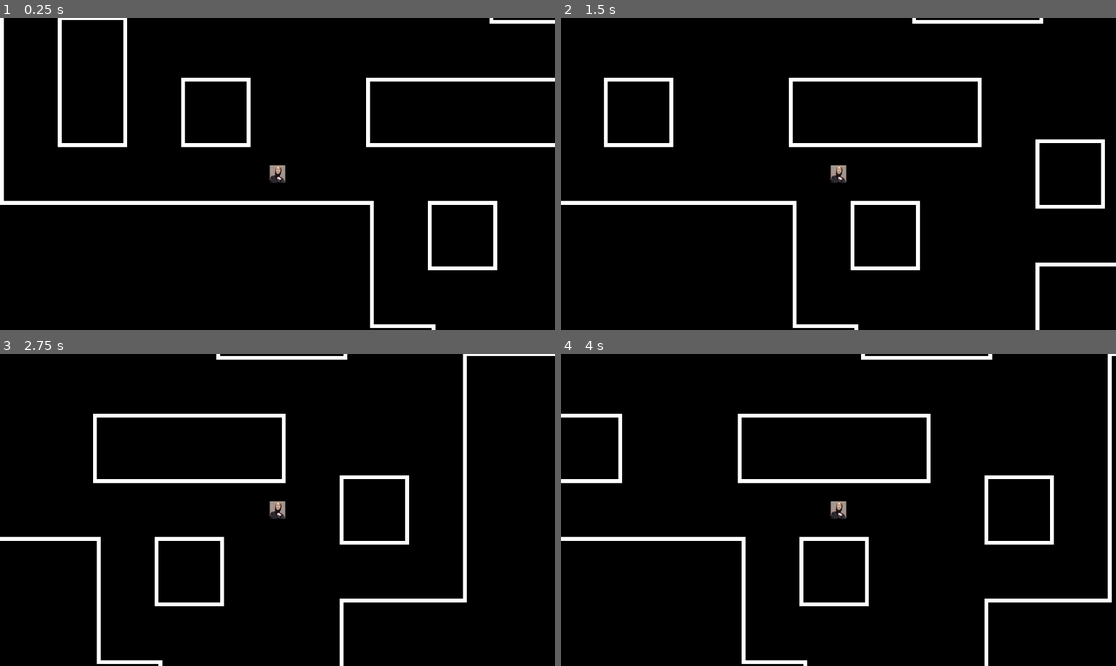
Above: before the commit, frames 1-4 (two rows, left to right).
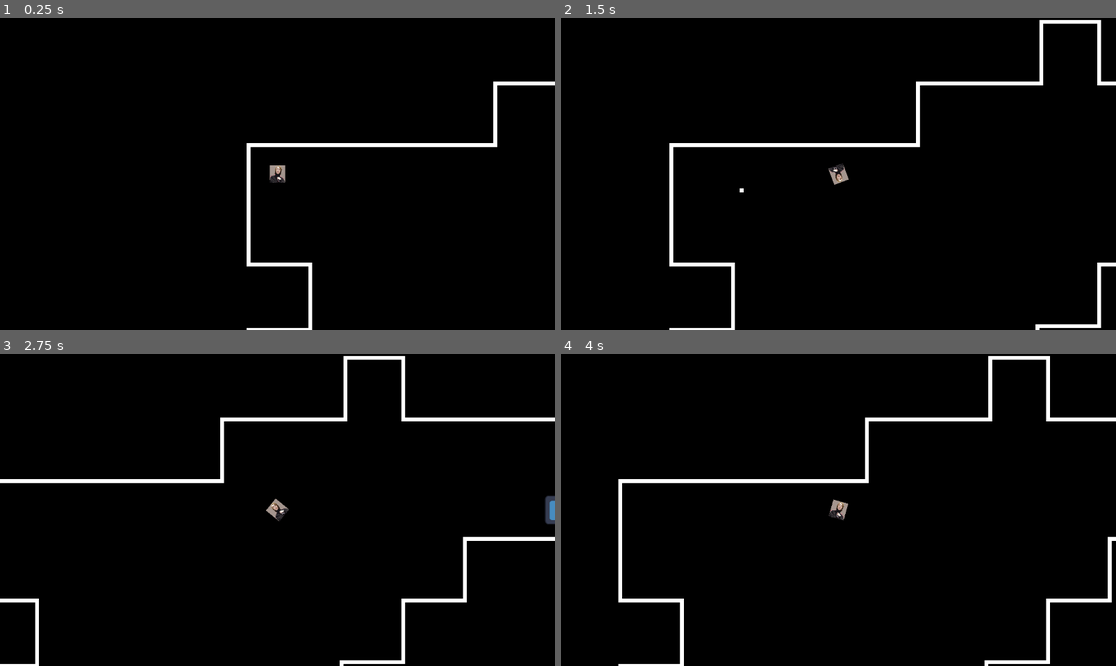
Above: after the commit, the same moments.

Repository: tipx2/acerola-jam-2024
Game: Godot game, scene res://scenes/world.tscn
Same seed, same stepped clock (60 frames per second), same inputs: the game is played once before the commit and once after it. The engine's default icon, where the game draws it, is replaced by a stand-in: a white triangle on a blue panel in a dark square.
Inputs (mouse positions are in pixels of both pictures, inside the frame that each line leads up to):
- Up to frame 1 (0.25 s): no input
- Up to frame 2 (1.5 s): tap Enter at 0.5 s; move the mouse to (960, 158) at 0.52 s; hold D (move_right) 0.53-1.25 s; click (960, 158) at 0.6 s; drag from (727, 189) to (810, 236) at 1.27 s
- Up to frame 3 (2.75 s): tap Space at 2 s; move the mouse to (333, 441) at 2.02 s; hold D (move_right) from 2.03 s (still down); click (333, 441) at 2.1 s
- Up to frame 4 (4 s): release D (move_right) at 2.75 s; drag from (810, 572) to (672, 463) at 2.77 s; tap Enter at 3.5 s; move the mouse to (1005, 556) at 3.52 s; hold A (move_left) from 3.53 s (still down); click (1005, 556) at 3.6 s

The runs differ from the first frame. In frame 1, 6.0% of the frame differs, in the area x 0-100%, y 0-100%; in frame 2, 6.8%; in frame 3, 6.7%; in frame 4, 7.0%.

Commit message:
basic spawning

Diff:
--- a/project.godot
+++ b/project.godot
@@ -14,11 +14,15 @@
 run/main_scene="res://scenes/world.tscn"
 config/features=PackedStringArray("4.2", "Forward Plus")
 run/max_fps=60
-config/icon="res://assets/visuals/icon.svg"
+config/icon="res://assets/visuals/channels4_profile.png"
 
 [audio]
 
 general/text_to_speech=true
+
+[autoload]
+
+Globals="*res://scripts/globals.gd"
 
 [editor_plugins]
 
@@ -46,6 +50,11 @@
 "events": [Object(InputEventKey,"resource_local_to_scene":false,"resource_name":"","device":-1,"window_id":0,"alt_pressed":false,"shift_pressed":false,"ctrl_pressed":false,"meta_pressed":false,"pressed":false,"keycode":0,"physical_keycode":68,"key_label":0,"unicode":100,"echo":false,"script":null)
 ]
 }
+shoot={
+"deadzone": 0.5,
+"events": [Object(InputEventMouseButton,"resource_local_to_scene":false,"resource_name":"","device":-1,"window_id":0,"alt_pressed":false,"shift_pressed":false,"ctrl_pressed":false,"meta_pressed":false,"button_mask":1,"position":Vector2(143, 15),"global_position":Vector2(147, 56),"factor":1.0,"button_index":1,"canceled":false,"pressed":true,"double_click":false,"script":null)
+]
+}
 
 [rendering]
 
--- a/scenes/backpack_screen_ui.tscn
+++ b/scenes/backpack_screen_ui.tscn
@@ -1,8 +1,9 @@
-[gd_scene load_steps=6 format=3 uid="uid://cxse4qwte5vaq"]
+[gd_scene load_steps=7 format=3 uid="uid://cxse4qwte5vaq"]
 
 [ext_resource type="Script" path="res://addons/gloot/core/inventory_grid.gd" id="1_g65wp"]
 [ext_resource type="Resource" uid="uid://d3mo4eqngg0b1" path="res://assets/gloot/backpack_items.tres" id="2_lxv6k"]
 [ext_resource type="Script" path="res://addons/gloot/ui/ctrl_inventory_grid_ex.gd" id="3_nn5si"]
+[ext_resource type="Script" path="res://addons/gloot/core/inventory_item.gd" id="3_u0ql1"]
 
 [sub_resource type="StyleBoxFlat" id="StyleBoxFlat_jurgw"]
 bg_color = Color(0.231373, 0.0980392, 0.0235294, 1)
@@ -23,6 +24,11 @@
 size = Vector2i(5, 5)
 item_protoset = ExtResource("2_lxv6k")
 
+[node name="_Node_119444" type="Node" parent="InventoryGrid"]
+script = ExtResource("3_u0ql1")
+protoset = ExtResource("2_lxv6k")
+prototype_id = "MonsterMeat"
+
 [node name="CtrlInventoryGridEx" type="Control" parent="."]
 custom_minimum_size = Vector2(648, 648)
 layout_mode = 2
--- /dev/null
+++ b/scenes/basic_bullet.tscn
@@ -0,0 +1,20 @@
+[gd_scene load_steps=4 format=3 uid="uid://cu3r8hbqo680h"]
+
+[ext_resource type="Texture2D" uid="uid://bgcxc026klhjd" path="res://assets/visuals/1x1white.png" id="1_hhie3"]
+[ext_resource type="Script" path="res://scripts/basic_bullet.gd" id="1_wcbwx"]
+
+[sub_resource type="RectangleShape2D" id="RectangleShape2D_2ydy5"]
+size = Vector2(4, 4)
+
+[node name="BasicBullet" type="CharacterBody2D"]
+collision_layer = 2
+collision_mask = 2
+script = ExtResource("1_wcbwx")
+
+[node name="CollisionShape2D" type="CollisionShape2D" parent="."]
+shape = SubResource("RectangleShape2D_2ydy5")
+
+[node name="Sprite2D" type="Sprite2D" parent="."]
+position = Vector2(-4.76837e-07, -4.76837e-07)
+scale = Vector2(4, 4)
+texture = ExtResource("1_hhie3")
--- /dev/null
+++ b/scenes/basic_enemy.tscn
@@ -0,0 +1,33 @@
+[gd_scene load_steps=4 format=3 uid="uid://c5arod0gnflip"]
+
+[ext_resource type="Script" path="res://scripts/basic_enemy.gd" id="1_nyi3f"]
+[ext_resource type="Texture2D" uid="uid://d2364eea61iml" path="res://assets/visuals/channels4_profile.jpg" id="1_y1nnj"]
+
+[sub_resource type="CircleShape2D" id="CircleShape2D_wva6n"]
+radius = 14.0
+
+[node name="BasicEnemy" type="CharacterBody2D"]
+collision_layer = 3
+collision_mask = 3
+script = ExtResource("1_nyi3f")
+
+[node name="Sprite2D" type="Sprite2D" parent="."]
+modulate = Color(0.670588, 0, 0.0156863, 1)
+scale = Vector2(0.0311111, 0.0311111)
+texture = ExtResource("1_y1nnj")
+
+[node name="CollisionShape2D" type="CollisionShape2D" parent="."]
+shape = SubResource("CircleShape2D_wva6n")
+
+[node name="NavigationAgent2D" type="NavigationAgent2D" parent="."]
+avoidance_enabled = true
+radius = 30.0
+debug_enabled = true
+debug_path_custom_color = Color(0.815686, 0, 0, 1)
+
+[node name="NavTimer" type="Timer" parent="."]
+wait_time = 0.2
+autostart = true
+
+[connection signal="velocity_computed" from="NavigationAgent2D" to="." method="_on_navigation_agent_2d_velocity_computed"]
+[connection signal="timeout" from="NavTimer" to="." method="_on_nav_timer_timeout"]
--- /dev/null
+++ b/scenes/end_portal.tscn
@@ -0,0 +1,19 @@
+[gd_scene load_steps=4 format=3 uid="uid://bvka4v8r5qjnb"]
+
+[ext_resource type="Texture2D" uid="uid://bfahhs3ljilx4" path="res://assets/visuals/icon.svg" id="1_7nwk4"]
+[ext_resource type="Script" path="res://scripts/end_portal.gd" id="1_xvhge"]
+
+[sub_resource type="CircleShape2D" id="CircleShape2D_skobg"]
+radius = 15.0
+
+[node name="EndPortal" type="Area2D" groups=["end_portal"]]
+script = ExtResource("1_xvhge")
+
+[node name="Sprite2D" type="Sprite2D" parent="."]
+scale = Vector2(0.234375, 0.234375)
+texture = ExtResource("1_7nwk4")
+
+[node name="CollisionShape2D" type="CollisionShape2D" parent="."]
+shape = SubResource("CircleShape2D_skobg")
+
+[connection signal="body_entered" from="." to="." method="_on_body_entered"]
--- /dev/null
+++ b/scenes/player.tscn
@@ -0,0 +1,23 @@
+[gd_scene load_steps=4 format=3 uid="uid://cggixt2rmuqrk"]
+
+[ext_resource type="Script" path="res://scripts/player.gd" id="1_nx67x"]
+[ext_resource type="Texture2D" uid="uid://b6oauoaaaw8am" path="res://assets/visuals/channels4_profile.png" id="2_khe4o"]
+
+[sub_resource type="CircleShape2D" id="CircleShape2D_71bwt"]
+radius = 11.1803
+
+[node name="player" type="CharacterBody2D" groups=["player"]]
+script = ExtResource("1_nx67x")
+
+[node name="Camera2D" type="Camera2D" parent="."]
+zoom = Vector2(2, 2)
+
+[node name="CollisionShape2D" type="CollisionShape2D" parent="."]
+shape = SubResource("CircleShape2D_71bwt")
+
+[node name="Sprite2D" type="Sprite2D" parent="."]
+scale = Vector2(0.0177778, 0.02)
+texture = ExtResource("2_khe4o")
+
+[node name="shotpoint" type="Marker2D" parent="."]
+position = Vector2(12, 0)
--- a/scenes/square_room.tscn
+++ b/scenes/square_room.tscn
@@ -518,12 +518,22 @@
 
 [sub_resource type="TileSet" id="TileSet_852yh"]
 tile_size = Vector2i(32, 32)
-physics_layer_0/collision_layer = 1
+physics_layer_0/collision_layer = 3
+physics_layer_0/collision_mask = 3
 terrain_set_0/mode = 0
 terrain_set_0/terrain_0/name = "wall"
 terrain_set_0/terrain_0/color = Color(0.0745098, 0.345098, 0.588235, 1)
 sources/1 = SubResource("TileSetAtlasSource_pdmcx")
 
+[sub_resource type="NavigationPolygon" id="NavigationPolygon_3712i"]
+vertices = PackedVector2Array(19928, 20009, -19876, 20009, -19876, -19999, 20232, -20100)
+polygons = Array[PackedInt32Array]([PackedInt32Array(0, 1, 2, 3)])
+outlines = Array[PackedVector2Array]([PackedVector2Array(-19886, -20009, -19886, 20019, 19938, 20019, 20243, -20111)])
+parsed_geometry_type = 1
+source_geometry_mode = 1
+source_geometry_group_name = &"navigation"
+agent_radius = 15.0
+
 [node name="SquareRoom" type="Node2D"]
 script = ExtResource("1_x8mnt")
 
@@ -532,7 +542,10 @@
 scale = Vector2(40000, 40000)
 texture = ExtResource("3_8ho1n")
 
-[node name="TileMap" type="TileMap" parent="."]
+[node name="TileMap" type="TileMap" parent="." groups=["navigation"]]
 scale = Vector2(2, 2)
 tile_set = SubResource("TileSet_852yh")
 format = 2
+
+[node name="NavigationRegion2D" type="NavigationRegion2D" parent="."]
+navigation_polygon = SubResource("NavigationPolygon_3712i")
--- a/scenes/world.tscn
+++ b/scenes/world.tscn
@@ -1,30 +1,47 @@
-[gd_scene load_steps=6 format=3 uid="uid://bqbk4qjsfcv20"]
+[gd_scene load_steps=5 format=3 uid="uid://bqbk4qjsfcv20"]
 
 [ext_resource type="Script" path="res://scripts/world.gd" id="1_wjo8l"]
 [ext_resource type="PackedScene" uid="uid://dx5x5ljxp22fg" path="res://scenes/square_room.tscn" id="2_04yut"]
-[ext_resource type="Script" path="res://scripts/player.gd" id="3_oufre"]
-[ext_resource type="Texture2D" uid="uid://b6oauoaaaw8am" path="res://assets/visuals/channels4_profile.png" id="4_ctofi"]
-
-[sub_resource type="CircleShape2D" id="CircleShape2D_71bwt"]
-radius = 11.1803
+[ext_resource type="PackedScene" uid="uid://cggixt2rmuqrk" path="res://scenes/player.tscn" id="3_gr6f7"]
+[ext_resource type="PackedScene" uid="uid://bvka4v8r5qjnb" path="res://scenes/end_portal.tscn" id="4_072hb"]
 
 [node name="world" type="Node2D"]
 script = ExtResource("1_wjo8l")
 
 [node name="SquareRoom" parent="." instance=ExtResource("2_04yut")]
 
-[node name="player" type="CharacterBody2D" parent="."]
-script = ExtResource("3_oufre")
-speed = 200
+[node name="player" parent="." instance=ExtResource("3_gr6f7")]
 
-[node name="Camera2D" type="Camera2D" parent="player"]
-zoom = Vector2(2, 2)
+[node name="Control" type="Control" parent="player"]
+layout_mode = 3
+anchors_preset = 15
+anchor_right = 1.0
+anchor_bottom = 1.0
+grow_horizontal = 2
+grow_vertical = 2
 
-[node name="CollisionShape2D" type="CollisionShape2D" parent="player"]
-shape = SubResource("CircleShape2D_71bwt")
+[node name="debugui" type="Control" parent="player/Control"]
+layout_mode = 1
+anchors_preset = 8
+anchor_left = 0.5
+anchor_top = 0.5
+anchor_right = 0.5
+anchor_bottom = 0.5
+grow_horizontal = 2
+grow_vertical = 2
 
-[node name="Sprite2D" type="Sprite2D" parent="player"]
-scale = Vector2(0.0177778, 0.02)
-texture = ExtResource("4_ctofi")
+[node name="Label" type="Label" parent="player/Control/debugui"]
+visible = false
+layout_mode = 1
+anchors_preset = 15
+anchor_right = 1.0
+anchor_bottom = 1.0
+grow_horizontal = 2
+grow_vertical = 2
+theme_override_font_sizes/font_size = 15
+text = "YOU ENDED!! YAHOO"
+
+[node name="EndPortal" parent="." instance=ExtResource("4_072hb")]
 
 [connection signal="map_generated" from="SquareRoom" to="." method="_on_square_room_map_generated"]
+[connection signal="level_ended" from="EndPortal" to="." method="_on_end_portal_level_ended"]
--- /dev/null
+++ b/scripts/basic_bullet.gd
@@ -0,0 +1,24 @@
+extends CharacterBody2D
+class_name BasicBullet
+
+var initial_dir : Vector2
+var speed : float
+
+var moving = true
+
+func initialise(start_dir : Vector2, start_pos : Vector2, s : float ) -> BasicBullet:
+	self.initial_dir = start_dir
+	self.speed = s
+	self.global_transform.origin = start_pos
+	return self
+
+func _physics_process(_delta):
+	if moving:
+		velocity = initial_dir.normalized() * speed
+
+		var col = move_and_collide(velocity)
+
+		if col:
+			print(col.get_collider())
+			moving = false
+			queue_free()
--- /dev/null
+++ b/scripts/basic_enemy.gd
@@ -0,0 +1,24 @@
+extends CharacterBody2D
+class_name BasicEnemy
+
+@export var BASE_SPEED := 150.0
+var speed : float
+
+var player : Node2D
+@onready var navigation_agent_2d := $NavigationAgent2D
+
+func _ready():
+	speed = BASE_SPEED
+	player = Globals.player
+
+func _physics_process(_delta) -> void:
+	var dir = to_local(navigation_agent_2d.get_next_path_position()).normalized()
+	navigation_agent_2d.set_velocity(dir * speed)
+
+func _on_nav_timer_timeout():
+	navigation_agent_2d.target_position = player.global_transform.origin
+
+
+func _on_navigation_agent_2d_velocity_computed(safe_velocity):
+	velocity = safe_velocity
+	move_and_slide()
--- /dev/null
+++ b/scripts/end_portal.gd
@@ -0,0 +1,7 @@
+extends Area2D
+
+signal level_ended
+
+func _on_body_entered(body):
+	if body.is_in_group("player"):
+		level_ended.emit()
--- /dev/null
+++ b/scripts/globals.gd
@@ -0,0 +1,5 @@
+extends Node
+
+@onready var player := get_tree().get_first_node_in_group("player")
+
+@onready var end_portal := get_tree().get_first_node_in_group("end_portal")
--- a/scripts/player.gd
+++ b/scripts/player.gd
@@ -1,8 +1,34 @@
 extends CharacterBody2D
 
-@export var speed = 400
+var bullet_scene : PackedScene = preload("res://scenes/basic_bullet.tscn")
 
-func _physics_process(delta):
+@export var BASE_SPEED := 200.0
+@export var BASE_BULLET_SPEED := 10.0
+@export var BASE_BULLET_SPREAD := 0.05
+
+var speed : float
+var bullet_speed : float
+var bullet_spread : float
+
+@onready var shotpoint = $shotpoint
+
+func _ready():
+	speed = BASE_SPEED
+	bullet_speed = BASE_BULLET_SPEED
+	bullet_spread = BASE_BULLET_SPREAD
+
+func _physics_process(_delta):
 	var direction = Input.get_vector("move_left", "move_right", "move_up", "move_down")
 	velocity = direction.normalized() * speed
+
+	look_at(get_global_mouse_position())
+	if Input.is_action_just_pressed("shoot"):
+		shoot()
+
 	move_and_slide()
+
+func shoot():
+	var bullet_dir := global_transform.origin.direction_to(get_global_mouse_position()) + Vector2(randf_range(-bullet_spread, bullet_spread), randf_range(-bullet_spread, bullet_spread))
+	var new_bullet = bullet_scene.instantiate()
+	add_child(new_bullet.initialise(bullet_dir, shotpoint.global_transform.origin, bullet_speed))
+	new_bullet.set_as_top_level(true)
--- a/scripts/square_room.gd
+++ b/scripts/square_room.gd
@@ -5,16 +5,18 @@
 @onready var tile_map := $TileMap
 var tile_list : Array
 
+@onready var navigation_region_2d = $NavigationRegion2D
+
 signal map_generated(tile_list, tile_map)
 
 func _ready():
-	tile_list = generate_level()
-	map_generated.emit(tile_list, tile_map)
-	# $Camera2D.position = tile_map.to_global(tile_map.map_to_local(r_tile))
+	generate_level()
 
 func generate_level():
+	tile_map.clear()
 	var walker := Walker.new(Vector2(19, 11), borders)
-	var map := walker.walk(500)
+	var map := walker.walk(200)
 	walker.queue_free()
 	tile_map.set_cells_terrain_connect(0, map, 0, 0)
-	return map
+	navigation_region_2d.bake_navigation_polygon(true)
+	map_generated.emit(map, tile_map)
--- a/scripts/walker.gd
+++ b/scripts/walker.gd
@@ -17,7 +17,7 @@
 
 func walk(steps) -> Array:
 	for _s in steps:
-		if randf() <= 0.25 or steps_since_turn >= 2:
+		if randf() <= 0.25 or steps_since_turn >= 1:
 			change_direction()
 
 		if step():
@@ -28,7 +28,7 @@
 
 func step():
 	var target_pos = pos + dir
-	if borders.has_point(target_pos):
+	if borders.has_point(target_pos) or target_pos in step_history:
 		steps_since_turn += 1
 		pos = target_pos
 		return true
--- a/scripts/world.gd
+++ b/scripts/world.gd
@@ -1,5 +1,76 @@
 extends Node2D
 
-func _on_square_room_map_generated(tile_list, tile_map):
-	var r_tile = tile_list.pick_random()
-	$player.global_transform.origin = tile_map.to_global(tile_map.map_to_local(r_tile))
+var basic_enemy_scene = preload("res://scenes/basic_enemy.tscn")
+@onready var square_room = $SquareRoom
+
+var tile_map_ref : TileMap
+var tile_list_ref : Array
+var player_ref : Node2D
+var portal_ref : Node2D
+
+enum {
+	LEFT,
+	RIGHT,
+	BOTTOM,
+	TOP
+}
+# keep this order - enum vars are ints
+var round_directions = [LEFT, RIGHT, BOTTOM, TOP]
+var corresponding_directions = [RIGHT, LEFT, TOP, BOTTOM]
+
+var debug_names = ["left", "right", "bottom", "top"]
+
+func _on_square_room_map_generated(tile_list, tile_map) -> void:
+	tile_map_ref = tile_map
+	tile_list_ref = tile_list
+	player_ref = Globals.player
+	portal_ref = Globals.end_portal
+	round_start()
+
+func round_start() -> void:
+	# move player
+	var round_direction = round_directions.pick_random()
+	player_ref.global_position = get_tile_global_pos(get_superlative_tile(round_direction))
+	print("round_direction: " + debug_names[round_direction])
+
+	# move portal
+	var corresponding_direction = corresponding_directions[round_direction]
+	portal_ref.global_position = get_tile_global_pos(get_superlative_tile(corresponding_direction))
+
+func get_tile_global_pos(tile : Vector2) -> Vector2:
+	return tile_map_ref.to_global(tile_map_ref.map_to_local(tile))
+
+func sort_by_first(a : Vector2, b : Vector2):
+	if a.x < b.x:
+		return true
+	return false
+
+func sort_by_second(a : Vector2, b : Vector2):
+	if a.y < b.y:
+		return true
+	return false
+
+func get_superlative_tile(round_direction):
+	var sorted_tile_list := tile_list_ref.duplicate()
+	if round_direction == TOP or round_direction == BOTTOM:
+		sorted_tile_list.sort_custom(sort_by_second)
+		if round_direction == TOP:
+			return sorted_tile_list[0]
+		elif round_direction == BOTTOM:
+			return sorted_tile_list[-1]
+	elif round_direction == LEFT or round_direction == RIGHT:
+		sorted_tile_list.sort_custom(sort_by_first)
+		if round_direction == LEFT:
+			return sorted_tile_list[0]
+		elif round_direction == RIGHT:
+			return sorted_tile_list[-1]
+
+func spawn_enemy_pos_random(enemy_scene : PackedScene) -> void:
+	var enemy_instance = enemy_scene.instantiate()
+	call_deferred("add_child", enemy_instance)
+	enemy_instance.set_as_top_level(true)
+	# enemy_instance.global_position = get_random_tile_pos()
+
+
+func _on_end_portal_level_ended():
+	square_room.generate_level()
Not shown: 1 places in scenes/square_room.tscn that only renumber resources
